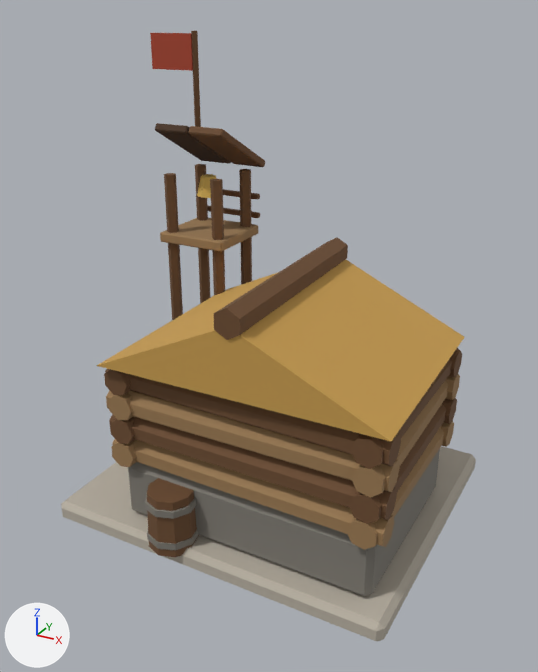
An edit to the FBX model client/CultOfComfort.Unity/Assets/Resources/Art/Models/guardhouse.fbx, drawn before and after from the same camera.
Rendered twice from a 50 mm lens placed at (1.17, -2.2, 1.78), pointed at (-0.01, -0.05, 0.7). The axes (+X, +Y, +Z) are drawn at lower left. The lights are the same throughout. The first picture is the older version. Where no turn or scale is listed for an object, it has been applied to the vertices.

Script lines for the objects in view, before the commit:
```python
me_banner = bpy.data.meshes.new('Banner')
me_banner.from_pydata(...)  # 16 vertices, 12 faces; spans x -0.23..-0.005, y 0.005..0.035, z 0.0..0.4
me_banner.materials.append(mat_palette)  # picture img_palette_png
me_building = bpy.data.meshes.new('Building')
me_building.from_pydata(...)  # 632 vertices, 510 faces; spans x -0.66..0.65, y -0.593..0.55, z 0.0..1.375
me_building.materials.append(mat_palette)  # picture img_palette_png
ob_banner = bpy.data.objects.new('Banner', me_banner)
ob_banner.location = (-0.62, 0.45, 1.3)
ob_building = bpy.data.objects.new('Building', me_building)
ob_building.location = (0.0, 0.0, 0.0)
```
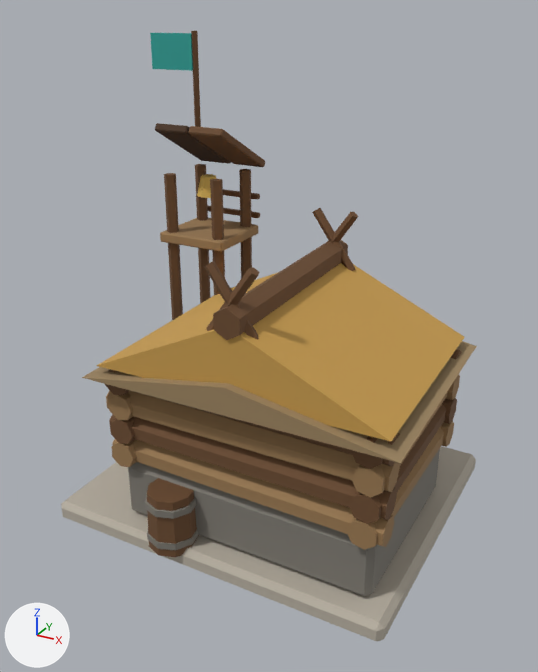
Boxes [x1, y1, x2, y2] around the edits, measured in the pictures (538 x 672 px):
'Building', reshaped: before [61, 123, 476, 642]; after [61, 123, 477, 642]
part 1 of me_building, rebuilt: before [214, 237, 348, 340]; after [213, 240, 348, 340]
part 2 of me_building, added: after [82, 208, 477, 463]
part 3 of me_banner, surface changed (red to cyan): [150, 33, 193, 71] in both

The edits, one by one:
me_banner has 16 vertices, 12 faces and spans x -0.23..-0.005, y 0.005..0.035, z 0.0..0.4.
me_banner is used by ob_banner; location (-0.62, 0.45, 1.3).
me_banner part 3: texture (UV) coordinates of 6 of 12 faces, centred in x -0.23..-0.03, y 0.01..0.03, z 0.25..0.39, changed; they spanned u 0.56..0.56, v 0.5..0.5 and now span u 0.56..0.56, v 0.1..0.1.
me_building is used by ob_building; location (0.0, 0.0, 0.0).
me_building had 632 vertices, 510 faces and spanned x -0.66..0.65, y -0.593..0.55, z 0.0..1.375.
me_building now has 678 vertices, 543 faces and spans x -0.66..0.659, y -0.593..0.55, z 0.0..1.375.
me_building part 1: the loose piece of 12 vertices spanning x 0.048..0.152, y -0.527..0.287, z 0.9..1.0 is rebuilt with 12 vertices and now spans x 0.048..0.152, y -0.529..0.289, z 0.9..1.0.
Part 2, on me_building:
34 vertices are added at x -0.459..0.659, y -0.561..0.321, z 0.66..1.116.
6 new vertices lie (0.149, 0.003, 0.213) away from vertices in x 0.012..0.04, y -0.487..0.253, z 0.884..0.903.
6 new vertices lie (0.149, 0.003, -0.213) away from vertices in x 0.012..0.04, y -0.487..0.253, z 1.097..1.116.
33 new faces join them.
